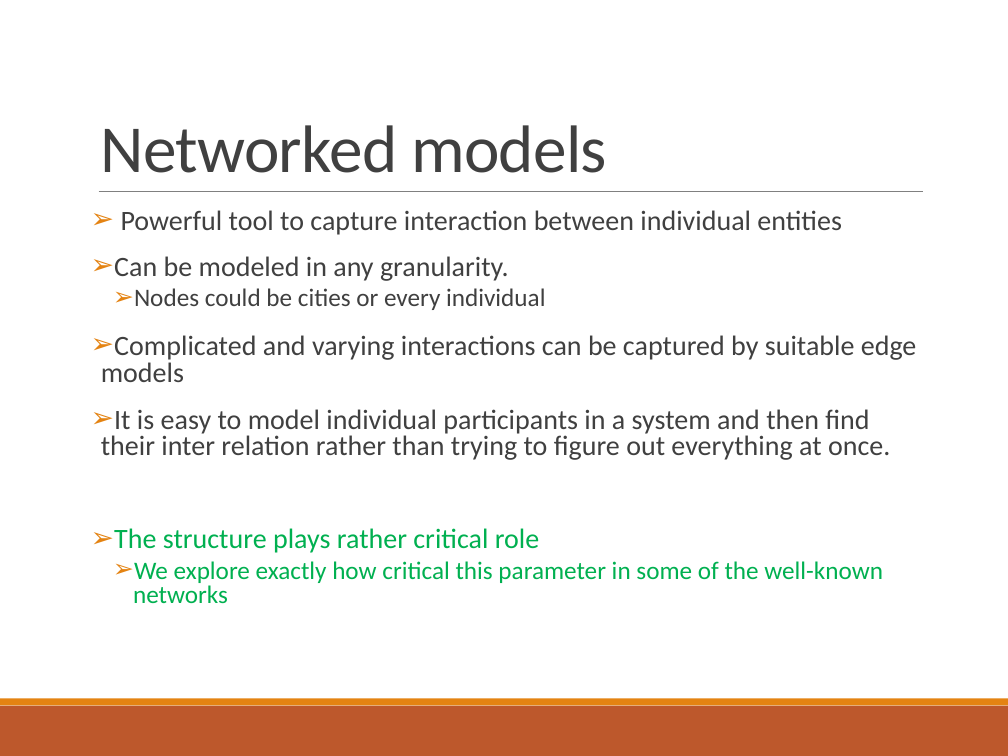
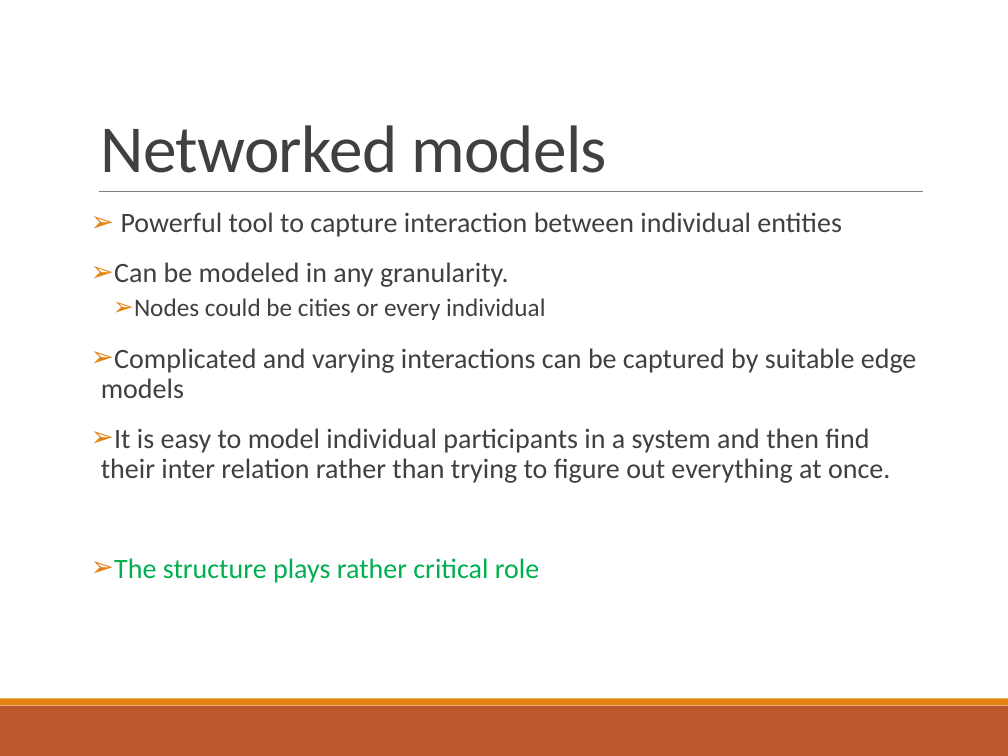
Before and after one commit to ParthaEth/Epidemics_Spreading_With_Cascade_Network, a slide deck: slide 5 of presentation/disease_spreading_presentation.pptx. Drawn at 1008x756 pixels with LibreOffice and Linux fonts; fonts in the diff are those of the drawing. Boxes give left, top, right and bottom in pixels: in the first picture for what was removed or moved away, otherwise in the second. Text is boxed around its words. In the diff, an @@ line names an element or a change of style, - is before the commit and + after.

Commit message:
minor changes

```diff
--- a/presentation/disease_spreading_presentation.pptx
+++ b/presentation/disease_spreading_presentation.pptx
@@ text "Powerful tool to capture interaction ..." at [101,212,917,583]: line spacing 0.8 to 0.9 @@
@@ text at [133,561,883,604]: paragraph removed @@
-  ➢ We explore exactly how critical this parameter in some of the well-known networks
```
